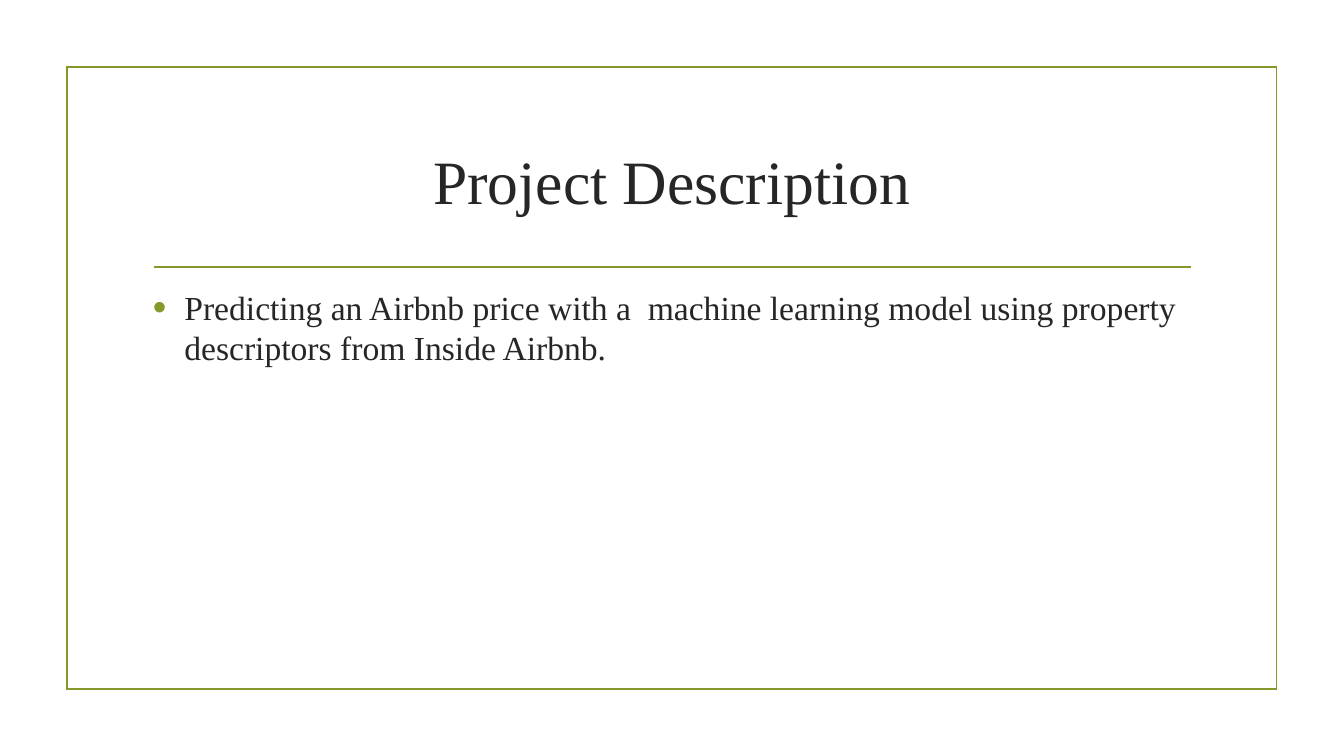
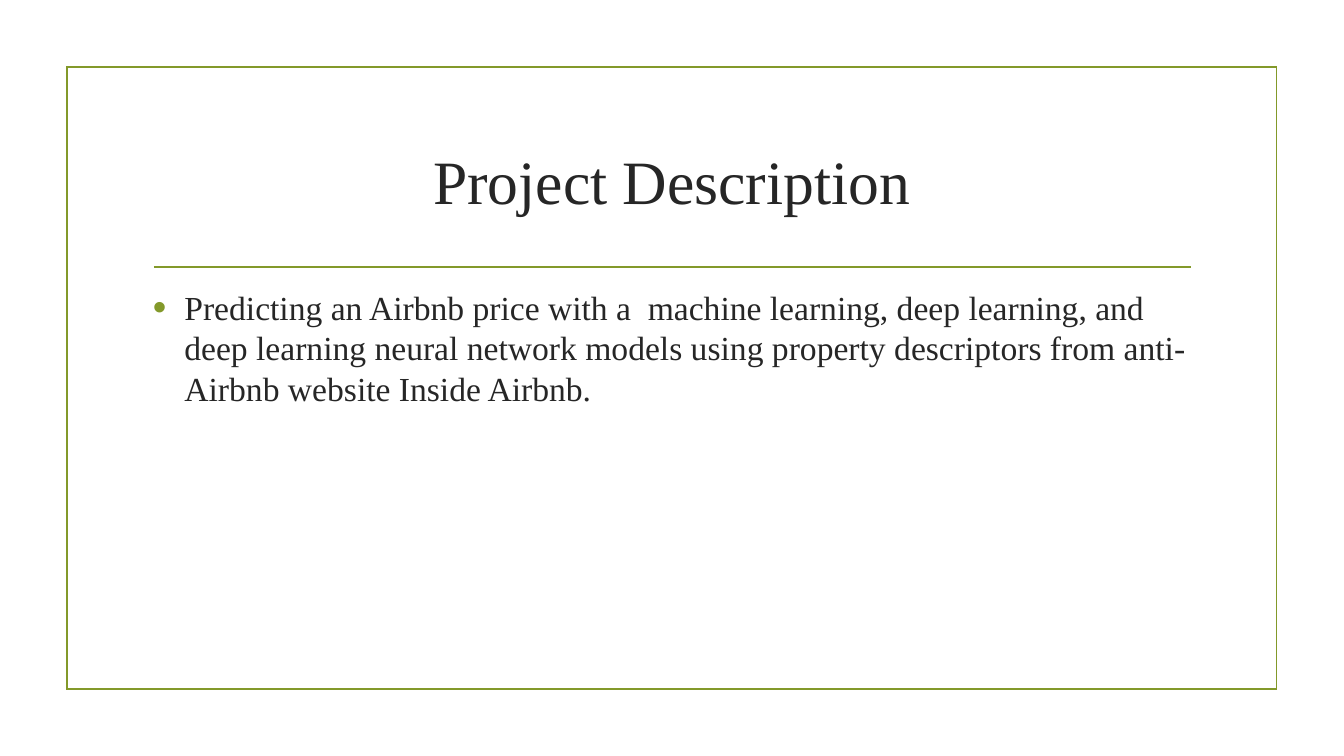
Before and after one commit to zhr47/Final_Project, a slide deck: slide 2 of Presentation1.pptx. Drawn at 1344x756 pixels with LibreOffice and Linux fonts; fonts in the diff are those of the drawing; background and template pictures are left out. Boxes give left, top, right and bottom in pixels: in the first picture for what was removed or moved away, otherwise in the second. Text is boxed around its words. In the diff, an @@ line names an element or a change of style, - is before the commit and + after.

```diff
--- a/Presentation1.pptx
+++ b/Presentation1.pptx
@@ text at (184,296,1186,402): text changed @@
-• Predicting an Airbnb price with a machine learning model using property descriptors from Inside Airbnb.
+• Predicting an Airbnb price with a machine learning, deep learning, and deep learning neural network models using property descriptors from anti-Airbnb website Inside Airbnb.
```
Also in this commit, not shown: 1 other slide changed, 6 slides added, 1 slide removed, 7 other files.
